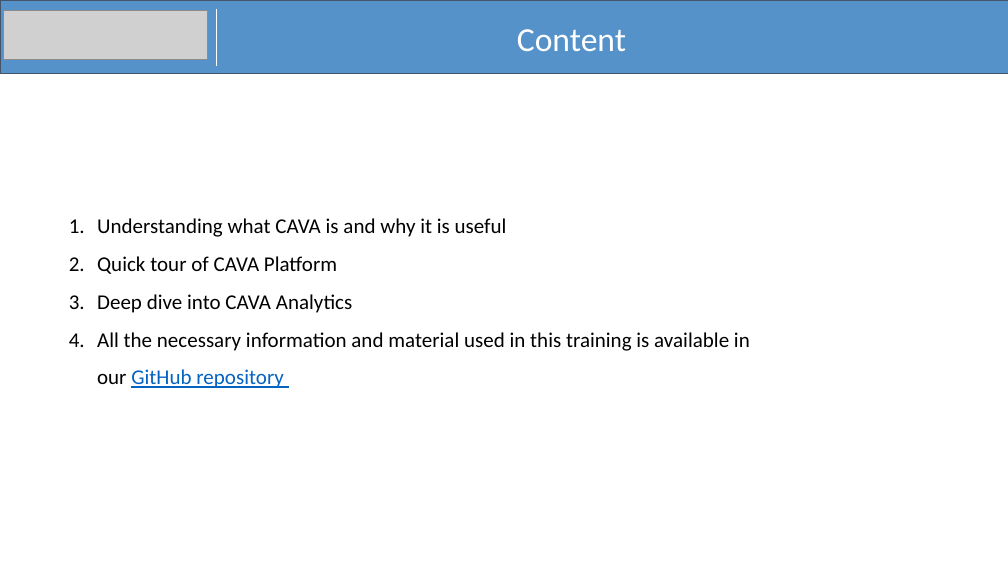
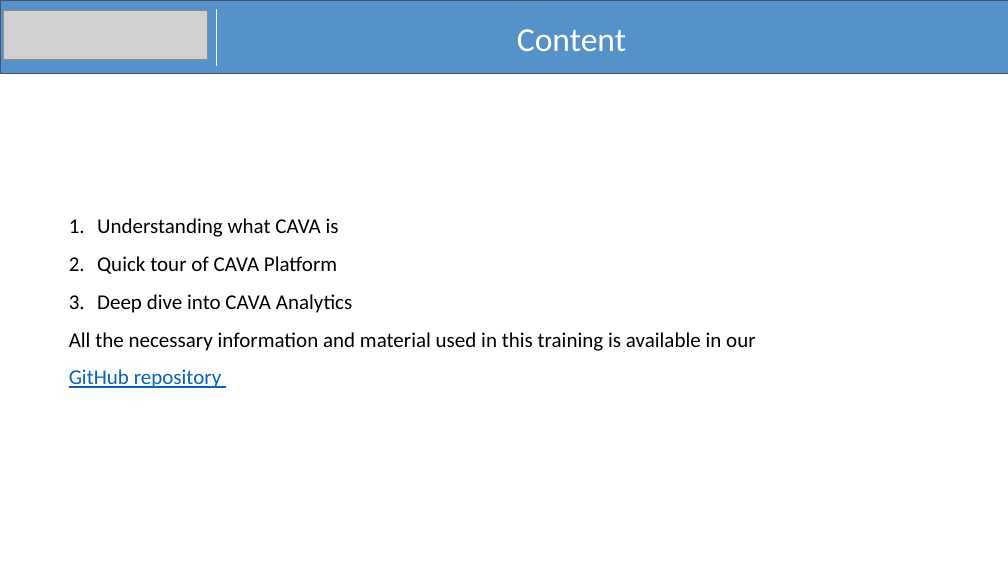
Before and after one commit to Risk-Team/CaboV_workshop, a slide deck: slide 2 of slides/Introduction to the CAVA framework.pptx. Drawn at 1008x567 pixels with LibreOffice and Linux fonts; fonts in the diff are those of the drawing; grey boxes stand for pictures. Boxes give left, top, right and bottom in pixels: in the first picture for what was removed or moved away, otherwise in the second. Text is boxed around its words. In the diff, an @@ line names an element or a change of style, - is before the commit and + after.

```diff
--- a/slides/Introduction to the CAVA framework.pptx
+++ b/slides/Introduction to the CAVA framework.pptx
@@ text at (x1=97, y1=218, x2=339, y2=237): text changed @@
-1. Understanding what CAVA is and why it is useful
+1. Understanding what CAVA is
@@ text at (x1=69, y1=332, x2=755, y2=388): bullet 1. to none @@
```
Also in this commit, not shown: 1 other file.
